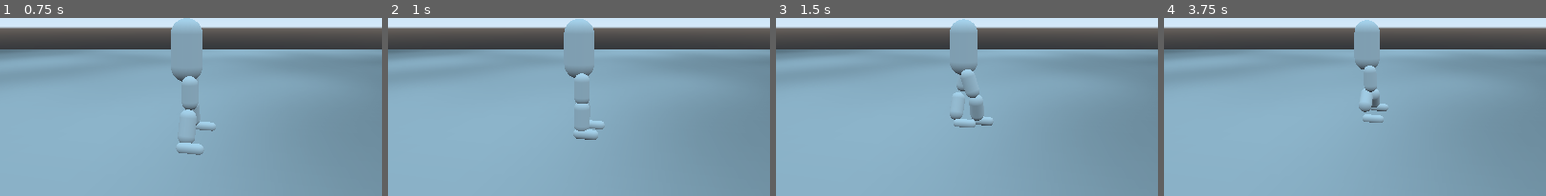
Above: before the commit, frames 1-4 (left to right).
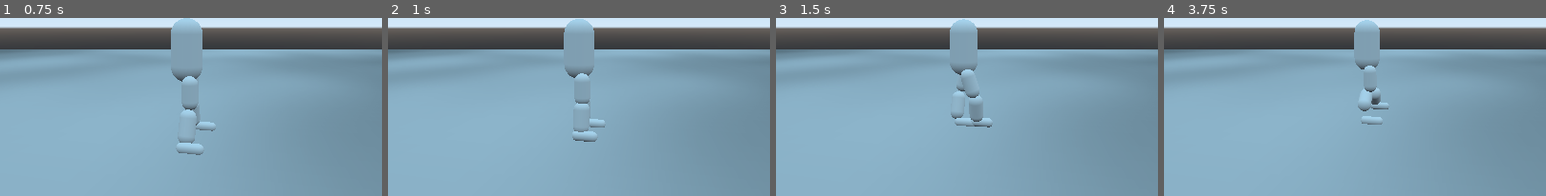
Above: after the commit, the same moments.

Repository: Terkwood/tinker-godot-joint
Game: Godot game, scene res://Main.tscn
Same seed, same stepped clock (60 frames per second), same inputs: the game is played once before the commit and once after it.
Inputs:
- Up to frame 1 (0.75 s): hold Right (ui_right) from 0.53 s (still down)
- Up to frame 2 (1 s): keep holding Right (ui_right)
- Up to frame 3 (1.5 s): release Right (ui_right) at 1.28 s; hold Down (ui_down) from 1.28 s (still down)
- Up to frame 4 (3.75 s): release Down (ui_down) at 2.03 s; hold Right (ui_right) 2.03-2.78 s; hold Up (ui_up) 2.78-3.53 s; hold Left (ui_left) from 3.53 s (still down)
The pictures show only the part of the screen within x 26-76%, y 35-85%; the shares and areas given below are measured in that part.

Frame 1 is identical in both runs. In frame 2, 0.4% of the frame differs, in the area x 48-57%, y 31-70%; in frame 3, 0.4%; in frame 4, 0.5%, in the area x 50-59%, y 39-60%.

Commit message:
move out

Diff:
--- a/Player.tscn
+++ b/Player.tscn
@@ -69,7 +69,7 @@
 shape = SubResource( 3 )
 
 [node name="LeftBoundary" type="Area" parent="KinUpperBody"]
-transform = Transform( -1.62921e-07, 1, -1.62921e-07, 0, -1.62921e-07, -1, -1, -1.62921e-07, 2.65432e-14, 2.36489, -5.375, 0.694015 )
+transform = Transform( -1.62921e-07, 1, -1.62921e-07, 0, -1.62921e-07, -1, -1, -1.62921e-07, 2.65432e-14, 2.47967, -5.375, 0.694015 )
 collision_layer = 3
 collision_mask = 3
 
@@ -77,7 +77,7 @@
 shape = SubResource( 4 )
 
 [node name="RightBoundary" type="Area" parent="KinUpperBody"]
-transform = Transform( -1.62921e-07, 1, -1.62921e-07, 0, -1.62921e-07, -1, -1, -1.62921e-07, 2.65432e-14, -2.36472, -5.375, 0.694 )
+transform = Transform( -1.62921e-07, 1, -1.62921e-07, 0, -1.62921e-07, -1, -1, -1.62921e-07, 2.65432e-14, -2.49863, -5.375, 0.694 )
 collision_layer = 3
 collision_mask = 3
 
